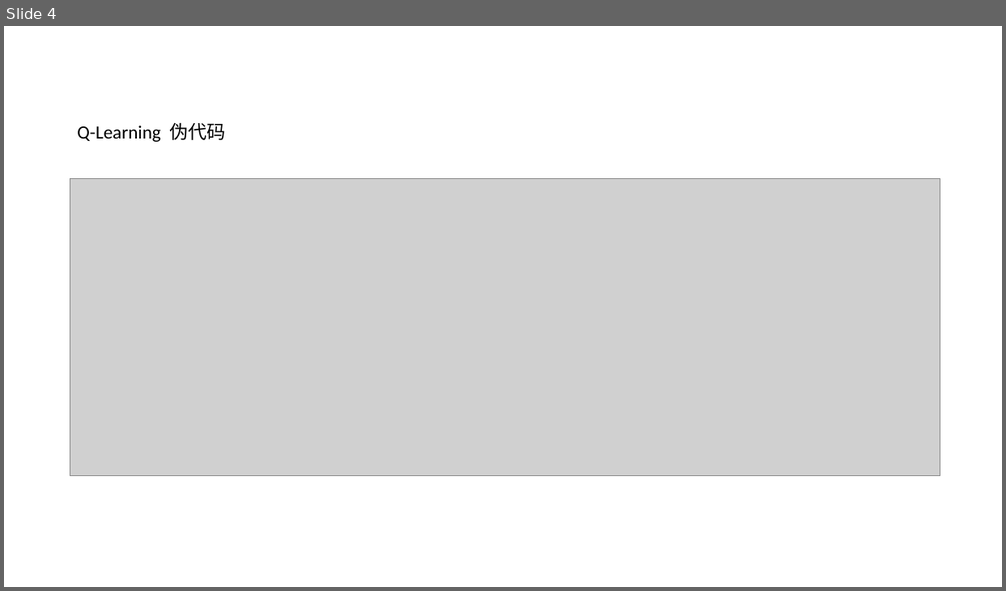
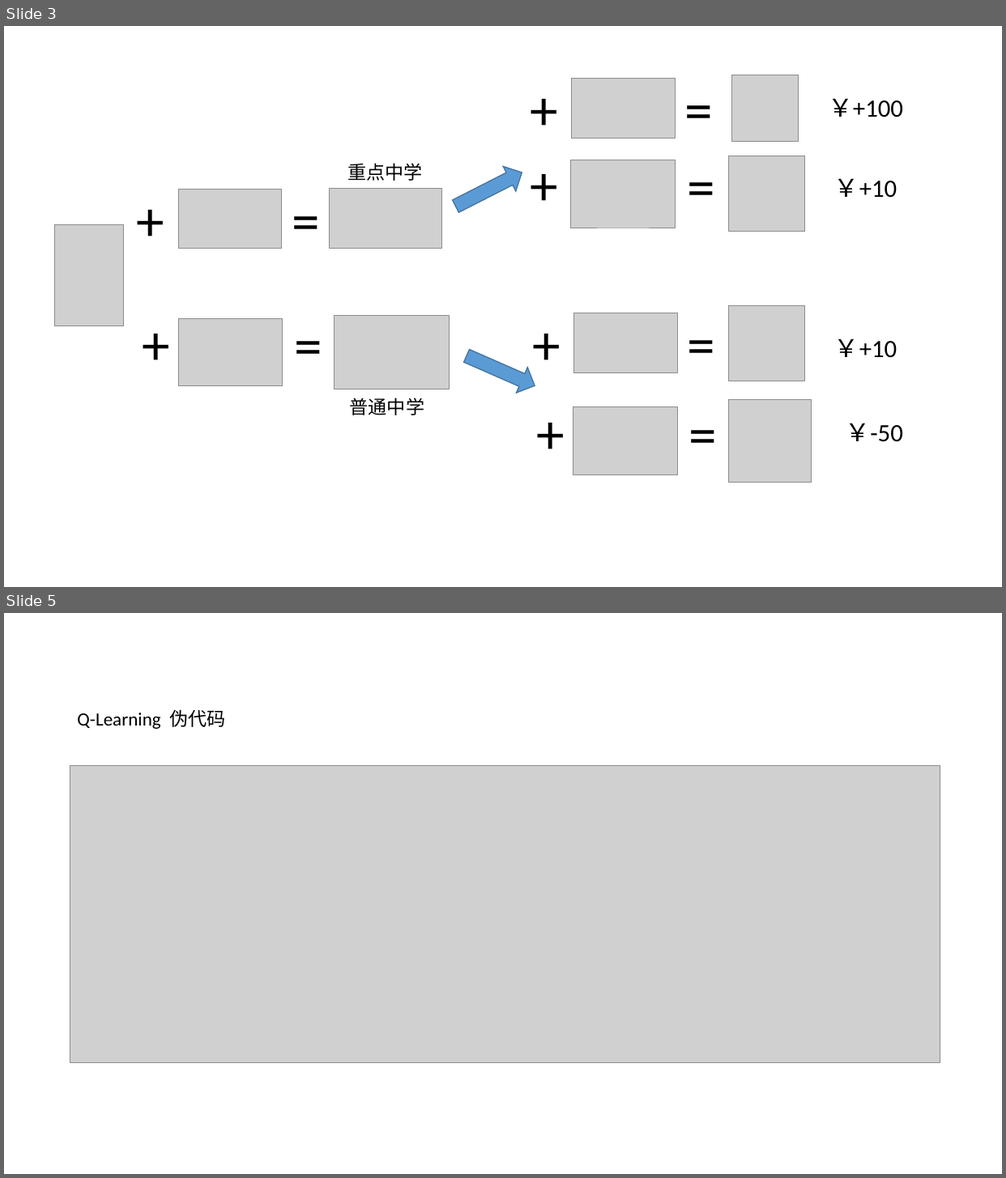
Before and after one commit to PDLwork/PDL_Python, a slide deck: Reinforcement_Learning/周日讨论班.pptx. Shown one above the other, each under a label of ours: slide 4 before the commit, slides 3 and 5 after it; the slides between them are not shown. The pictures are 1006x591 and 1006x1178 pixels, drawn with LibreOffice and Linux fonts; fonts in the diff are those of the drawing; grey boxes stand for pictures. Boxes give left, top, right and bottom in pixels: in the first picture for what was removed or moved away, otherwise in the second. Text is boxed around its words. In the diff, an @@ line names an element or a change of style, - is before the commit and + after.

```diff
--- a/Reinforcement_Learning/周日讨论班.pptx
+++ b/Reinforcement_Learning/周日讨论班.pptx
@@ slide 3 added at (x1=4, y1=26, x2=1002, y2=587), background #FFFFFF @@
@@ text added at (x1=522, y1=71, x2=566, y2=146), 54 pt, text #000000 @@
++
@@ text added at (x1=678, y1=71, x2=721, y2=146), 54 pt, text #000000 @@
+=
@@ picture added at (x1=572, y1=79, x2=675, y2=139) @@
@@ picture added at (x1=732, y1=75, x2=799, y2=140) @@
@@ text added at (x1=828, y1=98, x2=903, y2=118), 24 pt, text #000000 @@
+￥+100
@@ text added at (x1=522, y1=146, x2=566, y2=221), 54 pt, text #000000 @@
++
@@ text added at (x1=347, y1=163, x2=422, y2=181), 18 pt, text #000000 @@
+重点中学
@@ right arrow added at (x1=450, y1=160, x2=528, y2=219), fill #5B9BD5, outline #43739E 1 pt @@
@@ picture added at (x1=572, y1=160, x2=675, y2=228) @@
@@ text added at (x1=680, y1=148, x2=722, y2=223), 54 pt, text #000000 @@
+=
@@ picture added at (x1=729, y1=156, x2=804, y2=232) @@
@@ text added at (x1=129, y1=181, x2=172, y2=257), 54 pt, text #000000 @@
++
@@ picture added at (x1=178, y1=189, x2=282, y2=249) @@
@@ text added at (x1=284, y1=181, x2=327, y2=257), 54 pt, text #000000 @@
+=
@@ picture added at (x1=330, y1=189, x2=442, y2=249) @@
@@ text added at (x1=834, y1=178, x2=897, y2=198), 24 pt, text #000000 @@
+￥+10
@@ picture added at (x1=55, y1=225, x2=124, y2=327) @@
@@ text added at (x1=134, y1=305, x2=177, y2=381), 54 pt, text #000000 @@
++
@@ text added at (x1=287, y1=306, x2=330, y2=382), 54 pt, text #000000 @@
+=
@@ picture added at (x1=334, y1=316, x2=450, y2=389) @@
@@ text added at (x1=525, y1=305, x2=569, y2=381), 54 pt, text #000000 @@
++
@@ picture added at (x1=573, y1=314, x2=677, y2=373) @@
@@ text added at (x1=680, y1=305, x2=723, y2=381), 54 pt, text #000000 @@
+=
@@ picture added at (x1=729, y1=306, x2=804, y2=382) @@
@@ picture added at (x1=178, y1=318, x2=283, y2=386) @@
@@ text added at (x1=834, y1=339, x2=897, y2=358), 24 pt, text #000000 @@
+￥+10
@@ right arrow added at (x1=461, y1=344, x2=540, y2=399), fill #5B9BD5, outline #43739E 1 pt @@
@@ text added at (x1=350, y1=398, x2=424, y2=416), 18 pt, text #000000 @@
+普通中学
@@ text added at (x1=529, y1=395, x2=572, y2=470), 54 pt, text #000000 @@
++
@@ picture added at (x1=573, y1=407, x2=677, y2=475) @@
@@ text added at (x1=681, y1=395, x2=725, y2=471), 54 pt, text #000000 @@
+=
@@ picture added at (x1=729, y1=400, x2=811, y2=483) @@
@@ text added at (x1=845, y1=423, x2=902, y2=442), 24 pt, text #000000 @@
+￥-50
@@ what was slide 4 is now slide 5 @@
```
Also in this commit, not shown: 2 slides changed, 1 other slide added, 1 other file.
